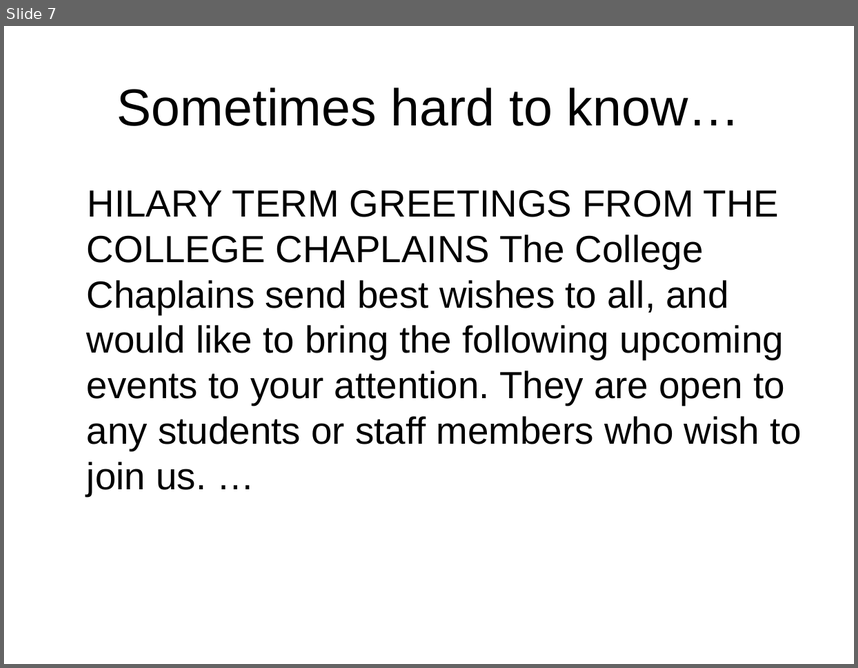
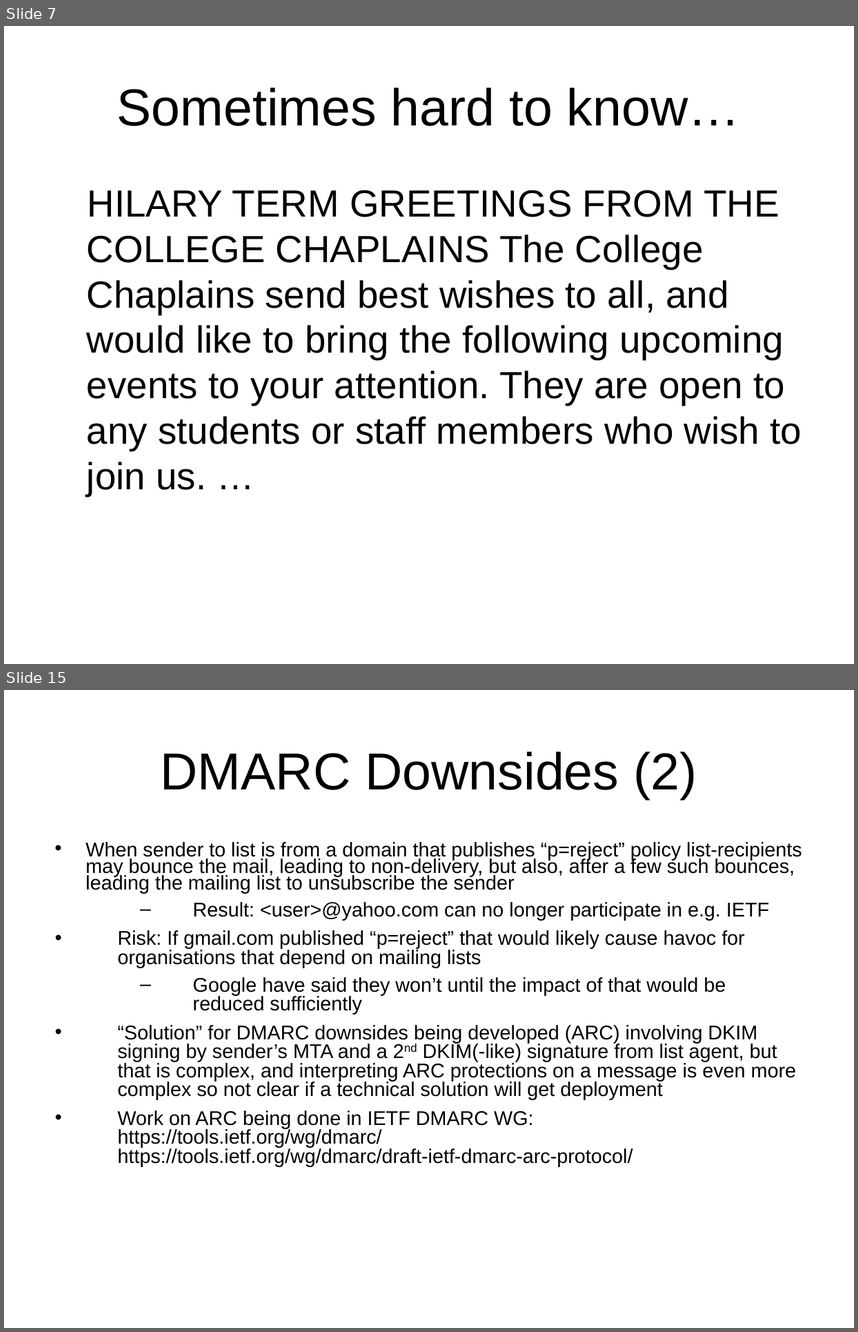
Before and after one commit to sftcd/cs7053, a slide deck: 2016lectures/04-spam.ppt. Shown one above the other, each under a label of ours: slide 7 before the commit, slides 7 and 15 after it; the slides between them are not shown. The pictures are 858x668 and 858x1332 pixels, drawn with LibreOffice and Linux fonts; fonts in the diff are those of the drawing. Boxes give left, top, right and bottom in pixels: in the first picture for what was removed or moved away, otherwise in the second. Text is boxed around its words. In the diff, an @@ line names an element or a change of style, - is before the commit and + after.

```diff
--- a/2016lectures/04-spam.ppt
+++ b/2016lectures/04-spam.ppt
@@ slide 15 added at box(4, 690, 854, 1328), background #FFFFFF @@
@@ title added at box(161, 751, 697, 799), 44 pt, text #000000 @@
+DMARC Downsides (2)
@@ text added at box(85, 842, 802, 1167), 16.8 pt, text #000000 @@
+• When sender to list is from a domain that publishes “p=reject” policy list-recipients may bounce the mail, leading to non-delivery, but also, after a few such bounces, leading the mailing list to unsubscribe the sender
+  – Result: <user>@yahoo.com can no longer participate in e.g. IETF
+• Risk: If gmail.com published “p=reject” that would likely cause havoc for organisations that depend on mailing lists
+  – Google have said they won’t until the impact of that would be reduced sufficiently
+• “Solution” for DMARC downsides being developed (ARC) involving DKIM signing by sender’s MTA and a 2nd DKIM(-like) signature from list agent, but that is complex, and interpreting ARC protections on a message is even more complex so not clear if a technical solution will get deployment
+• Work on ARC being done in IETF DMARC WG: https://tools.ietf.org/wg/dmarc/
+  https://tools.ietf.org/wg/dmarc/draft-ietf-dmarc-arc-protocol/
```
Also in this commit, not shown: 2 other slides added, 1 slide removed, 1 other file.
